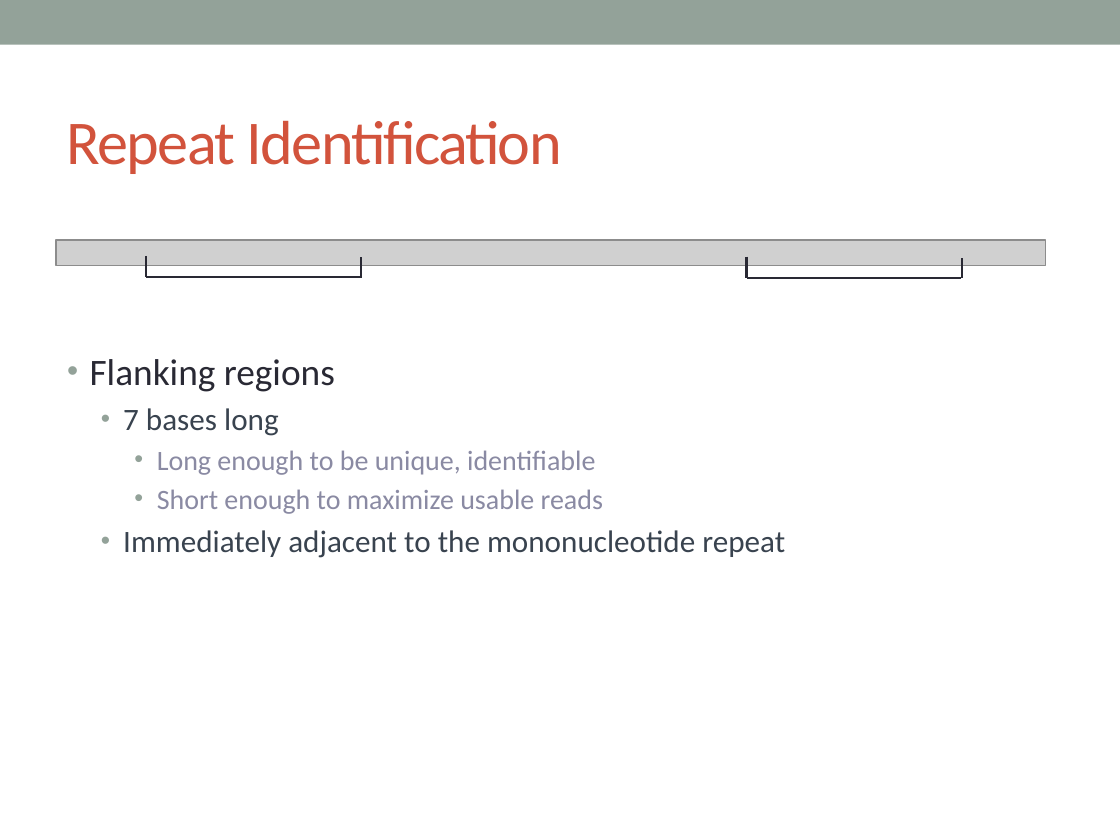
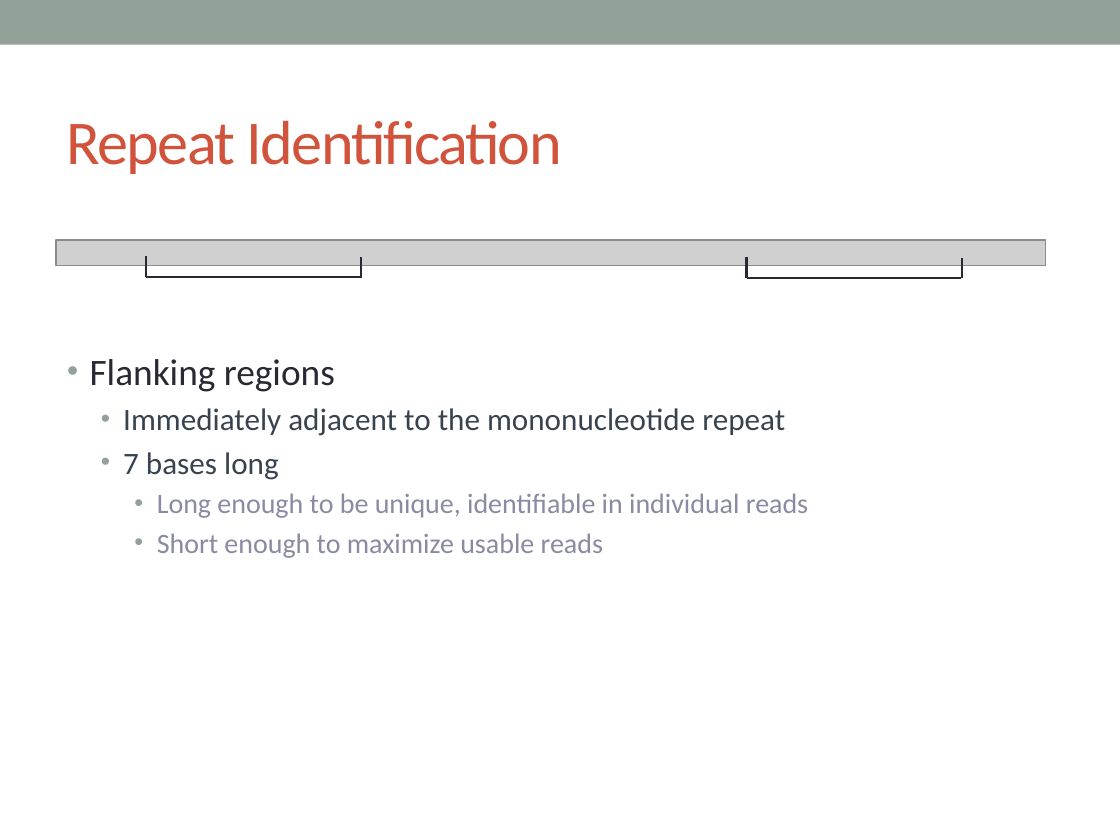
Before and after one commit to lailamargaret/Stanford-2018, a slide deck: slide 12 of MSI Project Presentation.pptx (slide 5 before the commit). Drawn at 1120x840 pixels with LibreOffice and Linux fonts; fonts in the diff are those of the drawing; grey boxes stand for pictures. Boxes give left, top, right and bottom in pixels: in the first picture for what was removed or moved away, otherwise in the second. Text is boxed around its words. In the diff, an @@ line names an element or a change of style, - is before the commit and + after.

```diff
--- a/MSI Project Presentation.pptx
+++ b/MSI Project Presentation.pptx
@@ text at bbox=[123, 408, 785, 436]: paragraph added @@
+  • Immediately adjacent to the mononucleotide repeat
@@ text at bbox=[157, 493, 808, 518]: text changed @@
-    • Long enough to be unique, identifiable
+    • Long enough to be unique, identifiable in individual reads
@@ text at bbox=[123, 530, 785, 558]: paragraph removed @@
-  • Immediately adjacent to the mononucleotide repeat
```
Also in this commit, not shown: 5 other slides changed, 7 slides added, 1 other file.
